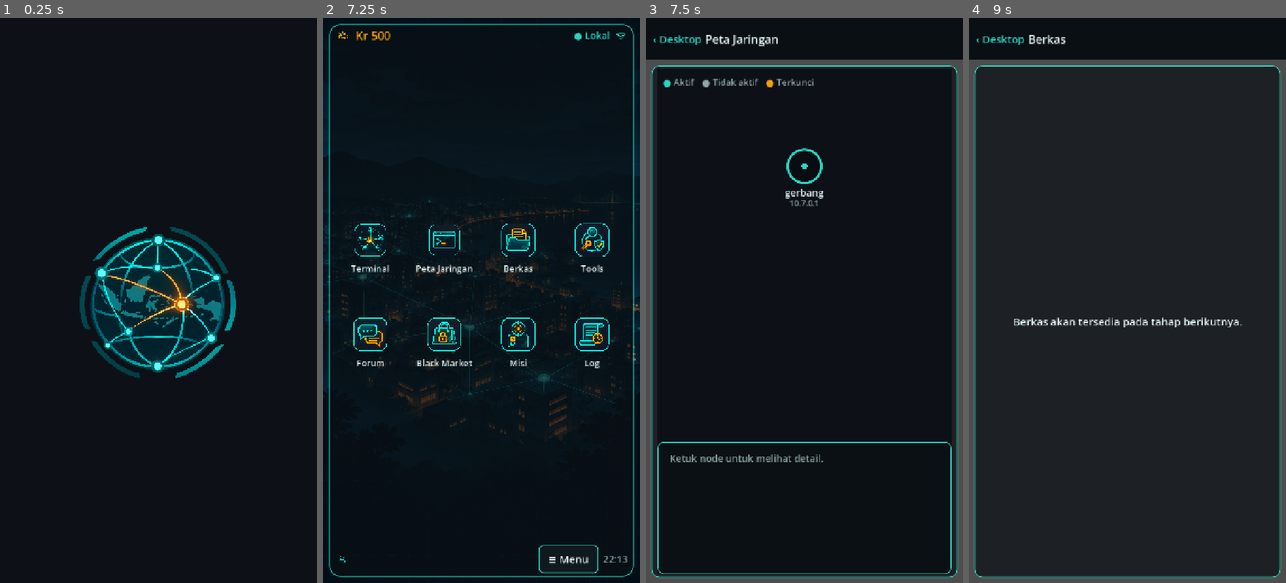
Above: before the commit, frames 1-4 (left to right).
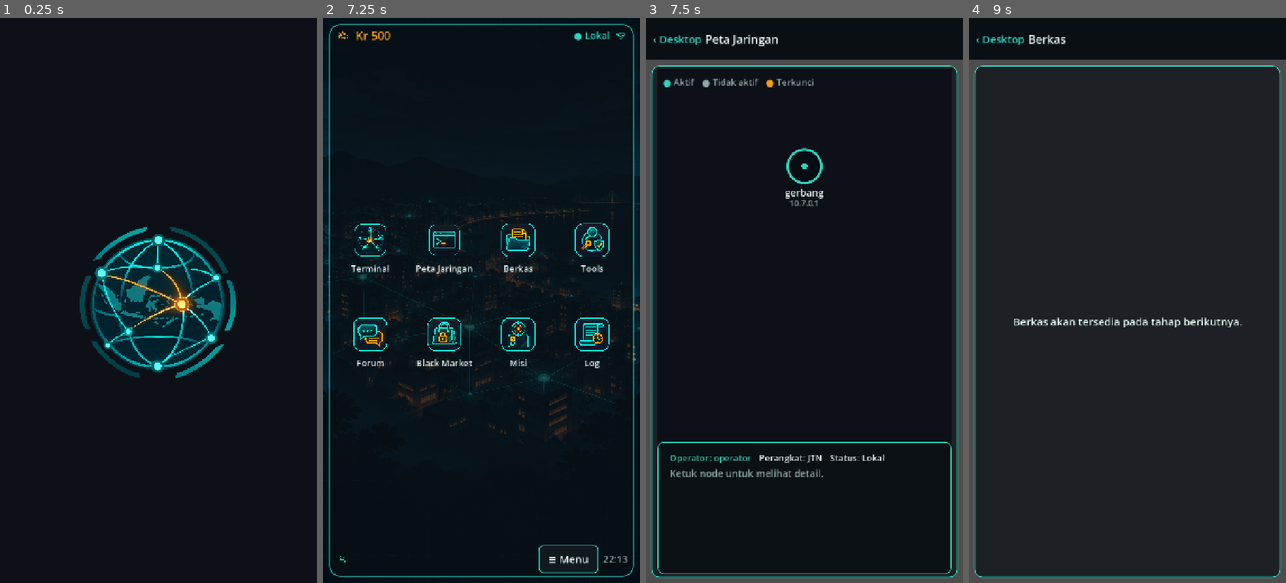
Above: after the commit, the same moments.

Repository: hadydaw/game-baru
Game: Godot game, scene res://scenes/main.tscn
Two runs of this game, one before a commit and one after it. Both use one fixed random seed, a clock stepped at 60 frames per second and the inputs below.
Inputs (mouse positions are in pixels of both pictures, inside the frame that each line leads up to):
- Up to frame 1 (0.25 s): no input
- Up to frame 2 (7.25 s): tap Enter at 0.5 s; move the mouse to (551, 272) at 0.52 s; click (551, 272) at 0.67 s; tap Space at 1.25 s; move the mouse to (418, 328) at 1.27 s; click (418, 328) at 1.42 s; move the mouse to (513, 176) at 2.02 s; click (513, 176) at 2.17 s; click "> Sesi Baru" at 2.75 s; click (370, 249) at 3.52 s; click (532, 492) at 4.27 s; type "12" at 4.35 s; click "Enter" at 5 s; click "Enter" at 5.75 s; click "‹ Desktop" at 6.5 s
- Up to frame 3 (7.5 s): click (766, 249) at 7.27 s
- Up to frame 4 (9 s): click "‹ Desktop" at 8 s; click (1165, 249) at 8.77 s

Frames 1-2 are identical in both runs. In frame 3, 0.9% of the frame differs, in the area x 7-76%, y 77-82%; in frame 4, nothing differs.

Commit message:
Peta Jaringan: tampilkan operator, perangkat, dan status lokal
- Panel informasi bawah menampilkan Operator (nama Login aktif), Perangkat: JTN, Status: Lokal
- Baris memakai HFlowContainer agar turun baris di layar sempit
- Nama perangkat jaringan dan akun server jarak jauh tidak diubah
- Tes: test_identitas_peta (3 tes, termasuk nama Login dan lebar 720/1080)

Co-Authored-By: Claude Haiku 5.5 <noreply@anthropic.com>
Claude-Session: https://claude.ai/code/session_011EntzauCRjaaLbaamXun78

Diff:
--- /dev/null
+++ b/tests/test_identitas_peta.gd
@@ -0,0 +1,48 @@
+extends GutTest
+
+# Peta Jaringan menampilkan identitas pemain dari sesi aktif (nama Login), bukan nama tetap.
+
+func before_each() -> void:
+	Penyimpanan.berkas_aktif = "user://uji_identitas_peta.json"
+	Pengaturan.berkas_aktif = "user://uji_identitas_peta_pengaturan.json"
+	if FileAccess.file_exists(Pengaturan.berkas_aktif):
+		DirAccess.remove_absolute(ProjectSettings.globalize_path(Pengaturan.berkas_aktif))
+	# Nama Login adalah sumber identitas; sesi disinkronkan dengannya saat Peta dibuka.
+	Pengaturan.set_nama_profil("badai")
+	SesiUtama.sesi = null
+
+func after_all() -> void:
+	Penyimpanan.berkas_aktif = Penyimpanan.BERKAS
+	Pengaturan.berkas_aktif = Pengaturan.BERKAS
+
+func _peta(ukuran: Vector2) -> NetworkMap:
+	var wadah := Control.new()
+	wadah.size = ukuran
+	add_child(wadah)
+	var peta := NetworkMap.new()
+	peta.size = ukuran
+	wadah.add_child(peta)
+	return peta
+
+func test_menampilkan_nama_login_aktif() -> void:
+	var peta := _peta(Vector2(1080, 1920))
+	await get_tree().process_frame
+	assert_eq(peta.teks_identitas(), "Operator: badai | Perangkat: JTN | Status: Lokal")
+	peta.get_parent().free()
+
+func test_nama_ikut_sesi_setelah_ganti_nama() -> void:
+	Pengaturan.set_nama_profil("irmod")
+	var peta := _peta(Vector2(720, 1280))
+	await get_tree().process_frame
+	assert_true(peta.teks_identitas().begins_with("Operator: irmod"))
+	peta.get_parent().free()
+
+func test_identitas_tidak_terpotong_di_layar_sempit() -> void:
+	for ukuran in [Vector2(720, 1280), Vector2(1080, 1920)]:
+		var peta := _peta(ukuran)
+		await get_tree().process_frame
+		await get_tree().process_frame
+		for l in peta._lbl_identitas:
+			var r := (l as Label).get_global_rect()
+			assert_true(r.position.x >= 0 and r.end.x <= ukuran.x, "label identitas di dalam lebar %s" % ukuran)
+		peta.get_parent().free()
--- a/ui/network_map.gd
+++ b/ui/network_map.gd
@@ -26,6 +26,7 @@
 var _lbl_akses: Label
 var _lbl_port: Label
 var _lbl_tetangga: Label
+var _lbl_identitas: Array = []  # Label: operator, perangkat, status
 
 func _ready() -> void:
     mouse_filter = Control.MOUSE_FILTER_STOP
@@ -35,6 +36,7 @@
     _bangun_panel()
     resized.connect(_susun)
     _susun()
+    _segarkan_identitas()
     _segarkan_detail()
 
 func _bangun_legenda() -> void:
@@ -69,6 +71,16 @@
     tumpuk.mouse_filter = Control.MOUSE_FILTER_IGNORE
     margin.add_child(tumpuk)
     _lbl_hint = Tema.label("Ketuk node untuk melihat detail.", Tema.TEKS_REDUP, 22)
+    # Identitas pemain: nama dari sesi (sama dengan nama Login), perangkat, dan status koneksi lokal.
+    var identitas := HFlowContainer.new()
+    identitas.add_theme_constant_override("h_separation", 18)
+    identitas.add_theme_constant_override("v_separation", 4)
+    identitas.mouse_filter = Control.MOUSE_FILTER_IGNORE
+    tumpuk.add_child(identitas)
+    for teks in ["Operator: -", "Perangkat: JTN", "Status: Lokal"]:
+        var l := Tema.label(teks, Tema.TEAL if _lbl_identitas.is_empty() else Tema.TEKS, 20)
+        _lbl_identitas.append(l)
+        identitas.add_child(l)
     tumpuk.add_child(_lbl_hint)
     _kolom_detail = VBoxContainer.new()
     _kolom_detail.add_theme_constant_override("separation", 4)
@@ -84,6 +96,20 @@
     _lbl_tetangga.autowrap_mode = TextServer.AUTOWRAP_WORD_SMART
     for l in [_lbl_nama, _lbl_ip, _lbl_status, _lbl_akses, _lbl_port, _lbl_tetangga]:
         _kolom_detail.add_child(l)
+
+func _segarkan_identitas() -> void:
+    if _lbl_identitas.size() < 3:
+        return
+    (_lbl_identitas[0] as Label).text = "Operator: %s" % _sesi.user
+    (_lbl_identitas[1] as Label).text = "Perangkat: JTN"
+    (_lbl_identitas[2] as Label).text = "Status: Lokal"
+
+# Teks identitas gabungan, untuk tes dan pengecekan layout.
+func teks_identitas() -> String:
+    var hasil: Array = []
+    for l in _lbl_identitas:
+        hasil.append((l as Label).text)
+    return " | ".join(PackedStringArray(hasil))
 
 func _susun() -> void:
     _panel.position = Vector2(0, size.y - TINGGI_PANEL)
Not shown, added: tests/test_identitas_peta.gd.uid
